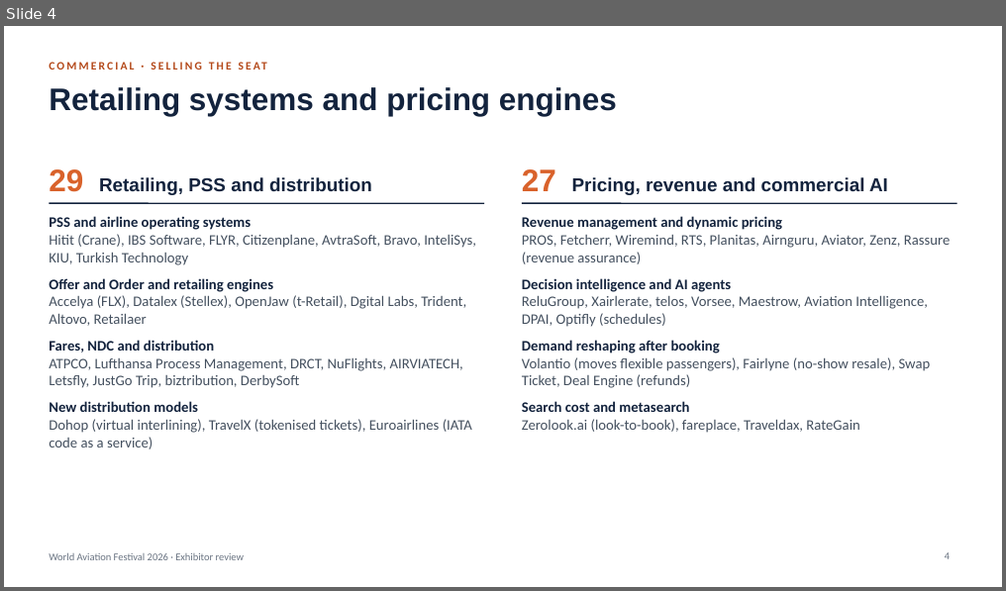
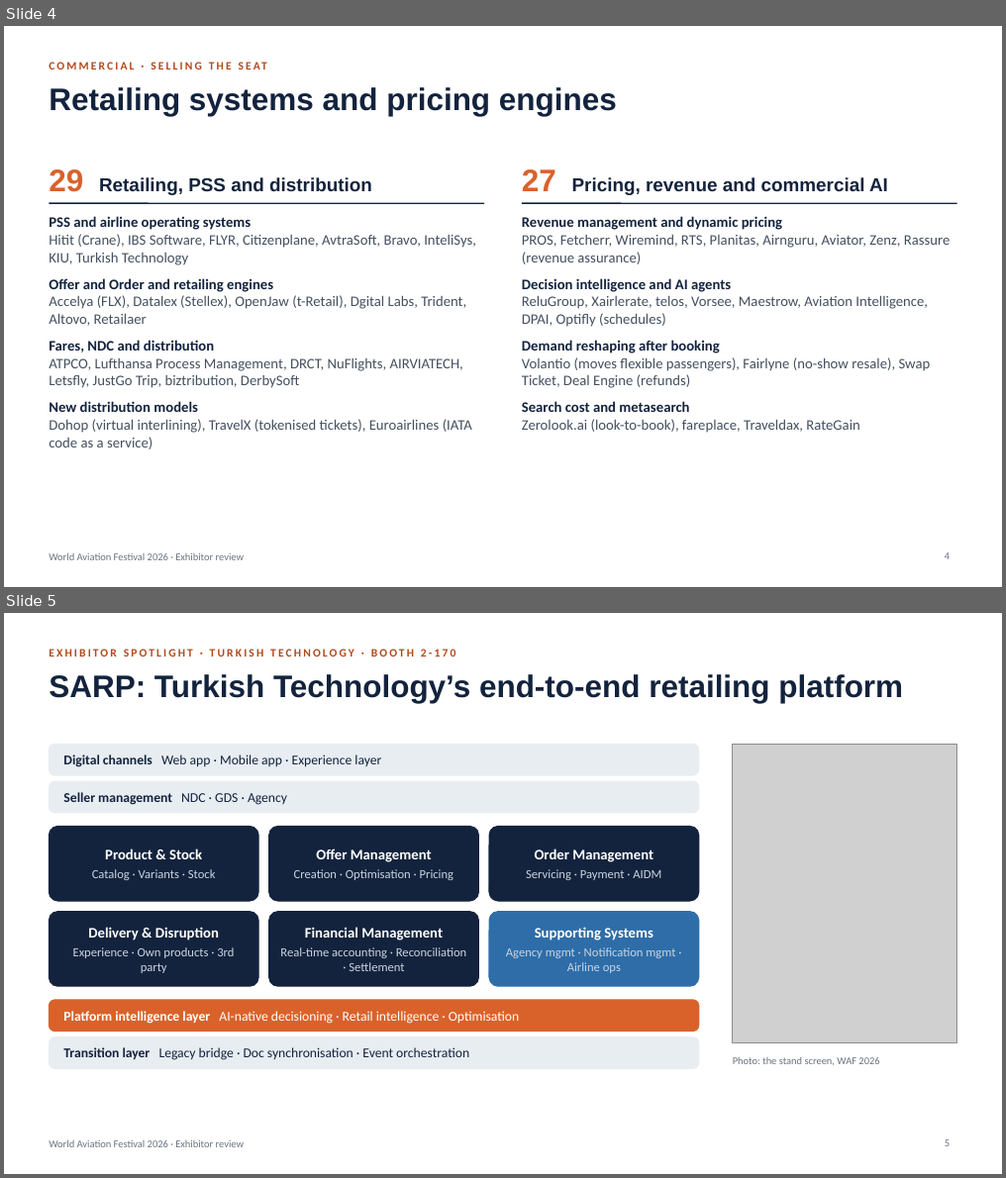
Before and after one commit to aircodex-git/AIRCDX, a slide deck: waf/WAF_2026_Exhibitors.pptx. Shown one above the other, each under a label of ours: slide 4 before the commit, slides 4 and 5 after it. The pictures are 1006x591 and 1006x1178 pixels, drawn with LibreOffice and Linux fonts; fonts in the diff are those of the drawing; grey boxes stand for pictures. Boxes give left, top, right and bottom in pixels: in the first picture for what was removed or moved away, otherwise in the second. Text is boxed around its words. In the diff, an @@ line names an element or a change of style, - is before the commit and + after.

```diff
--- a/waf/WAF_2026_Exhibitors.pptx
+++ b/waf/WAF_2026_Exhibitors.pptx
@@ slide 5 added at bbox=[4, 613, 1002, 1174], background #FFFFFF; not listed: 1 template element that a slide beside it also shows @@
@@ text added at bbox=[49, 649, 455, 657], 11 pt, text #B4491A, bold @@
+EXHIBITOR SPOTLIGHT · TURKISH TECHNOLOGY · BOOTH 2-170
@@ title added at bbox=[49, 674, 903, 703], 30 pt, text #13233D, bold @@
+SARP: Turkish Technology’s end-to-end retailing platform
@@ rounded rectangle added at bbox=[49, 744, 699, 775], fill #E8EDF2, outline #E8EDF2 1 pt @@
@@ text added at bbox=[63, 755, 381, 767], 13 pt, text #13233D @@
+Digital channels Web app · Mobile app · Experience layer
@@ picture added at bbox=[733, 744, 957, 1044] @@
@@ rounded rectangle added at bbox=[49, 781, 699, 813], fill #E8EDF2, outline #E8EDF2 1 pt @@
@@ text added at bbox=[63, 792, 287, 805], 13 pt, text #13233D, bold @@
+Seller management NDC · GDS · Agency
@@ rounded rectangle added at bbox=[49, 827, 258, 901], fill #13233D, outline #13233D 1 pt @@
@@ text added at bbox=[92, 849, 216, 880], 12 pt, text #C9D3E0 @@
+Product & Stock
+Catalog · Variants · Stock
@@ rounded rectangle added at bbox=[269, 827, 478, 901], fill #13233D, outline #13233D 1 pt @@
@@ text added at bbox=[294, 849, 453, 880], 12 pt, text #C9D3E0 @@
+Offer Management
+Creation · Optimisation · Pricing
@@ rounded rectangle added at bbox=[489, 827, 699, 901], fill #13233D, outline #13233D 1 pt @@
@@ text added at bbox=[526, 849, 661, 880], 12 pt, text #C9D3E0 @@
+Order Management
+Servicing · Payment · AIDM
@@ rounded rectangle added at bbox=[49, 912, 258, 986], fill #13233D, outline #13233D 1 pt @@
@@ text added at bbox=[73, 927, 234, 973], 12 pt, text #C9D3E0 @@
+Delivery & Disruption
+Experience · Own products · 3rd party
@@ rounded rectangle added at bbox=[269, 912, 478, 986], fill #13233D, outline #13233D 1 pt @@
@@ text added at bbox=[280, 927, 466, 971], 12 pt, text #C9D3E0 @@
+Financial Management
+Real-time accounting · Reconciliation · Settlement
@@ rounded rectangle added at bbox=[489, 912, 699, 986], fill #2E6DA8, outline #2E6DA8 1 pt @@
@@ text added at bbox=[506, 927, 675, 973], 12 pt, text #C9D3E0 @@
+Supporting Systems
+Agency mgmt · Notification mgmt · Airline ops
@@ rounded rectangle added at bbox=[49, 1000, 699, 1032], fill #D9622B, outline #D9622B 1 pt @@
@@ text added at bbox=[63, 1011, 519, 1024], 13 pt, text #FFFFFF @@
+Platform intelligence layer AI-native decisioning · Retail intelligence · Optimisation
@@ rounded rectangle added at bbox=[49, 1038, 699, 1069], fill #E8EDF2, outline #E8EDF2 1 pt @@
@@ text added at bbox=[63, 1048, 469, 1060], 13 pt, text #13233D @@
+Transition layer Legacy bridge · Doc synchronisation · Event orchestration
@@ text added at bbox=[733, 1058, 879, 1065], 10 pt, text #6A7482 @@
+Photo: the stand screen, WAF 2026
@@ page number added at bbox=[944, 1140, 949, 1147], 10 pt, text #6A7482 @@
+5
```
Also in this commit, not shown: 1 slide changed, 3 other slides added.
